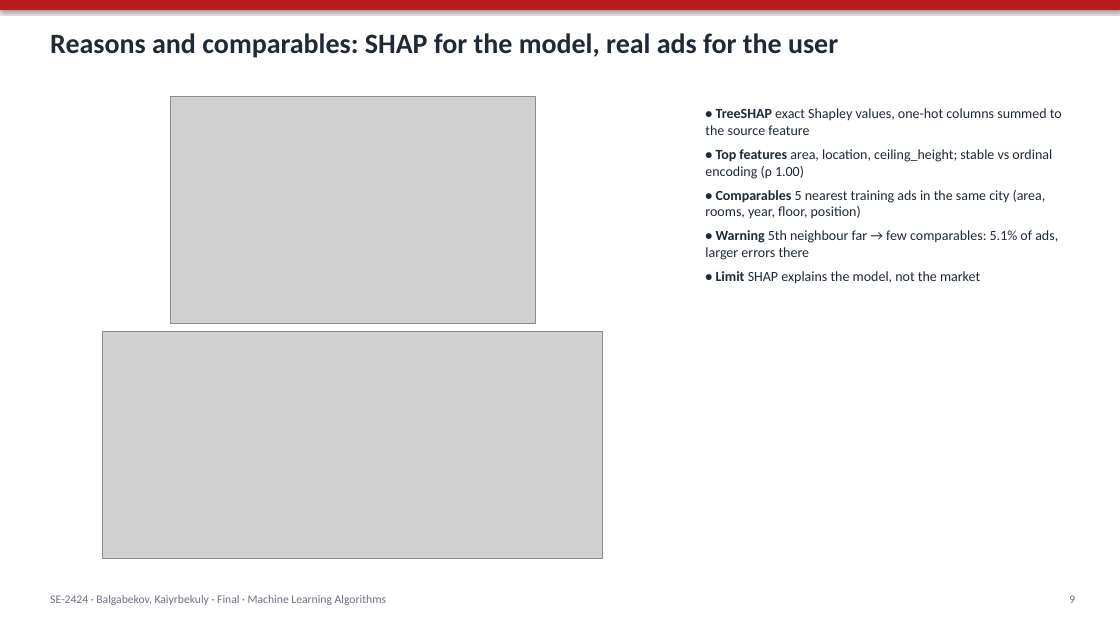
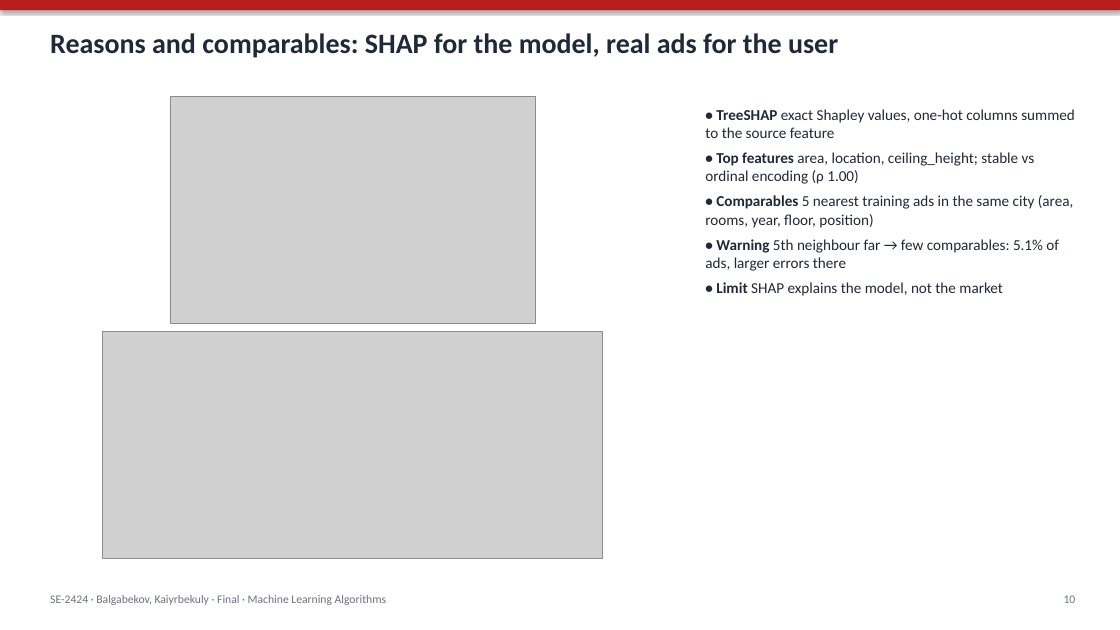
Before and after one commit to Newterios/mla_midtem, a slide deck: slide 10 of slides/Final_SE-2424_slides.pptx (slide 9 before the commit). Drawn at 1120x630 pixels with LibreOffice and Linux fonts; fonts in the diff are those of the drawing; grey boxes stand for pictures. Boxes give left, top, right and bottom in pixels: in the first picture for what was removed or moved away, otherwise in the second. Text is boxed around its words. In the diff, an @@ line names an element or a change of style, - is before the commit and + after.

Commit message:
Slides: one readable figure per slide, fusion table and figure split, test table with plain column names, real app screenshot; app: empty optional number boxes arrive as 0 and now mean 'not given', SHAP title kept inside the figure

```diff
--- a/slides/Final_SE-2424_slides.pptx
+++ b/slides/Final_SE-2424_slides.pptx
@@ text "• TreeSHAP exact Shapley values, ..." at (x1=705, y1=109, x2=1075, y2=296): size 12 to 13 pt @@
@@ text at (x1=1064, y1=595, x2=1076, y2=603): text changed @@
-9
+10
```
Also in this commit, not shown: 13 other slides changed, 3 slides added, 6 other files.
